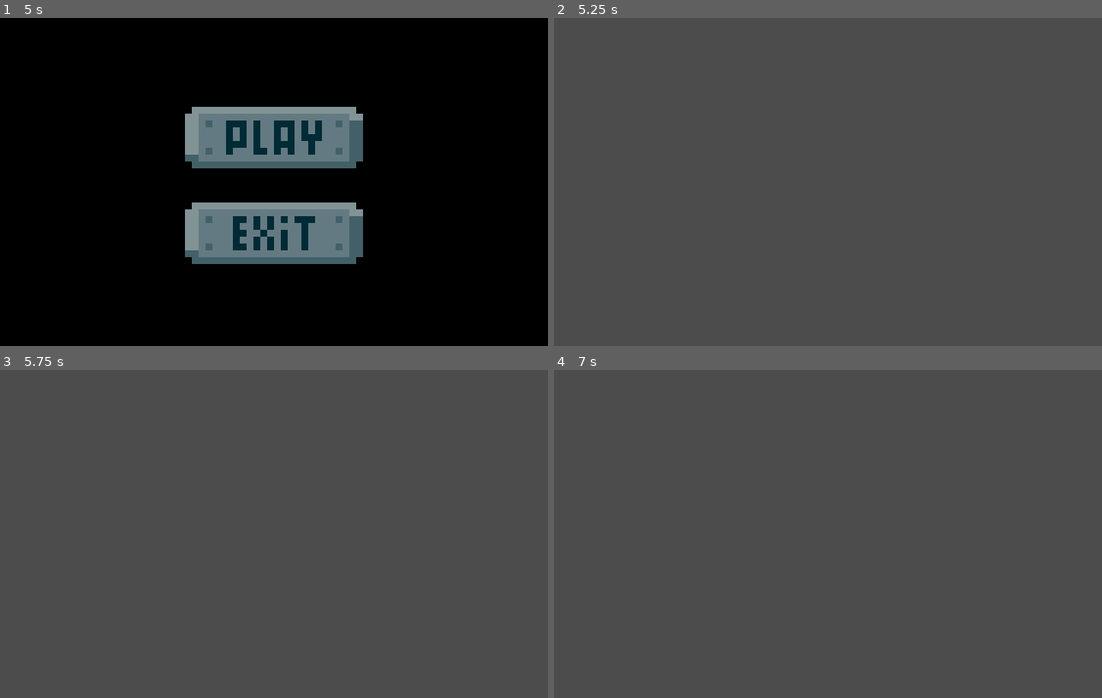
Above: before the commit, frames 1-4 (two rows, left to right).
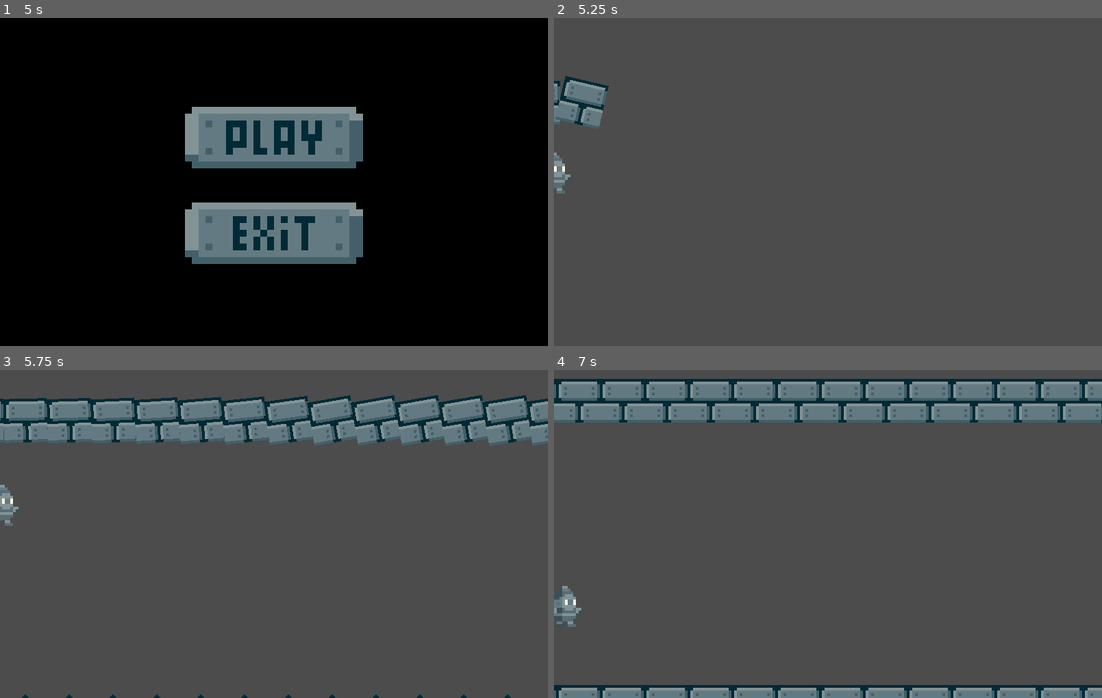
Above: after the commit, the same moments.

Repository: MatiasVME/Knight-of-the-screw
Game: Godot game, scene res://Game/MainScreens/Splash.tscn
Two runs of this game, one before a commit and one after it. Both use one fixed random seed, a clock stepped at 60 frames per second and the inputs below. The engine's default icon, where the game draws it, is replaced by a stand-in: a white triangle on a blue panel in a dark square.
Inputs (mouse positions are in pixels of both pictures, inside the frame that each line leads up to):
- Up to frame 1 (5 s): hold Right (ui_right) 0.53-2.03 s; tap Space (jump) at 0.77, 1.52, 2, 3.02, 3.77, 4.52 s; tap Enter at 1.25, 4.25 s; hold Down (ui_down) 2.03-2.78 s; hold Right (ui_right) 2.78-4.28 s
- Up to frame 2 (5.25 s): click (828, 132) at 5 s
- Up to frame 3 (5.75 s): no input
- Up to frame 4 (7 s): hold Right (ui_right) 5.78-6.53 s; hold Down (ui_down) from 6.53 s (still down); tap Space (jump) at 6.77 s

Frame 1 is identical in both runs. In frame 2, 1.4% of the frame differs, in the area x 0-10%, y 17-54%; in frame 3, 14%; in frame 4, 18%, in the area x 0-100%, y 2-100%.
Error before the commit: Parse Error: The identifier "rec_wall" isn't declared in the current scope. (res://Game/Levels/Level1-v2.gd:30)

Commit message:
nueva mecánica ahora se agranda cuando choca con algo :P

Diff:
--- a/Game/Actors/Blocks/Brick.gd
+++ b/Game/Actors/Blocks/Brick.gd
@@ -1,8 +1,8 @@
 extends StaticBody2D
 
 func _on_VisibilityNotifier2D_screen_exited():
-	queue_free()
-
+#	queue_free()
+	pass
 
 func _on_VisibilityNotifier2D_screen_entered():
 	$Anim.play("show")
--- a/Game/Actors/Blocks/Wall.tscn
+++ b/Game/Actors/Blocks/Wall.tscn
@@ -6,7 +6,7 @@
 normal = Vector2( 0, -1 )
 d = 0.0
 
-[node name="Wall" type="Node2D" index="0"]
+[node name="Wall" type="Node2D"]
 
 [node name="Wall" type="KinematicBody2D" parent="." index="0"]
 
--- a/Game/Actors/Player/PlayerV2.gd
+++ b/Game/Actors/Player/PlayerV2.gd
@@ -17,4 +17,8 @@
 		print("collision")
 		if body.is_in_group("Enemies"):
 			print("enemies!!!")
-			self.apply_impulse(Vector2(0, 0), Vector2(rand_range(-500, 500), rand_range(-500, 500)))
+			self.apply_impulse(Vector2(0, 0), Vector2(rand_range(-250, 250), rand_range(-250, 250)))
+			$Imagen.scale.x += 0.05
+			$Imagen.scale.y += 0.05
+			$Collision.scale.x += 0.05
+			$Collision.scale.y += 0.05
--- a/Game/Levels/Level1-v2.gd
+++ b/Game/Levels/Level1-v2.gd
@@ -27,7 +27,7 @@
 #	ins_enemy_objects.global_position.x = camera.global_position.x
 #	camera.add_child(ins_enemy_objects)
 
-	var ins_wall = rec_wall.instance()
+#	var ins_wall = rec_wall.instance()
 	player.add_child(camera)
 	add_child(player)
 
